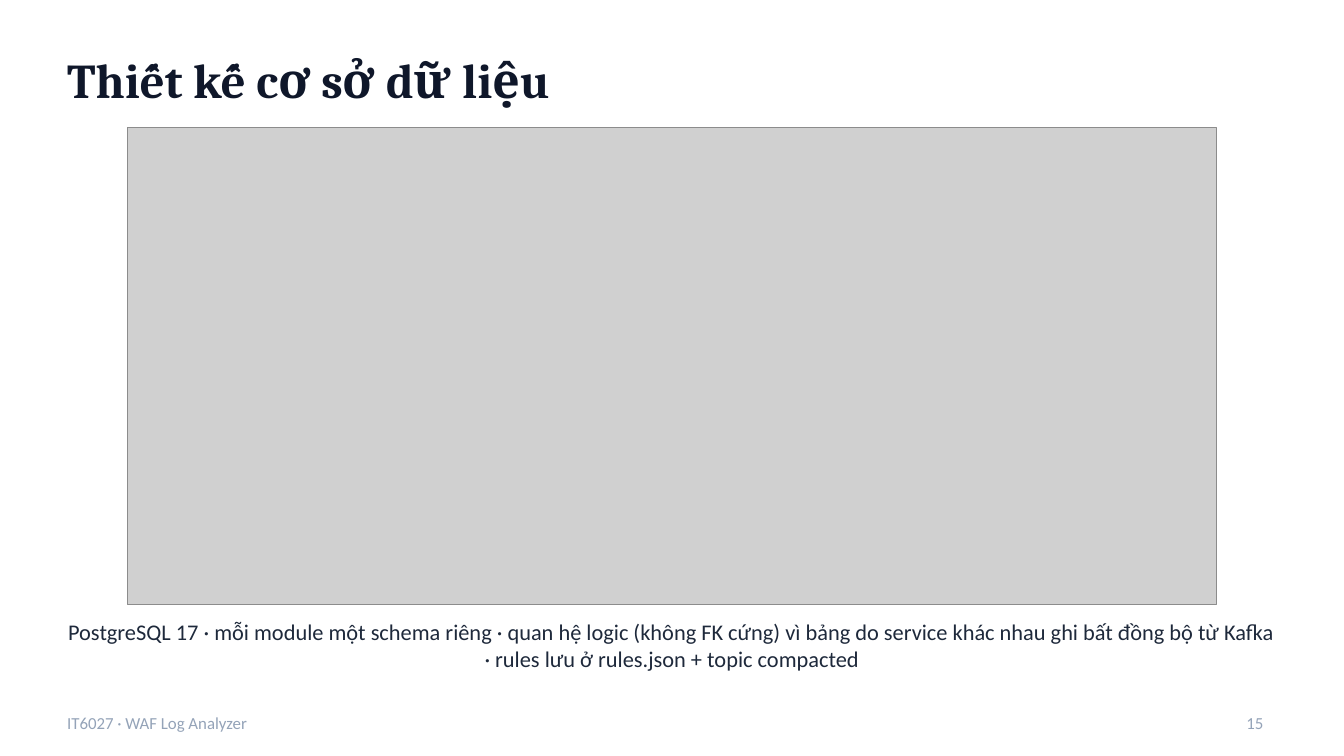
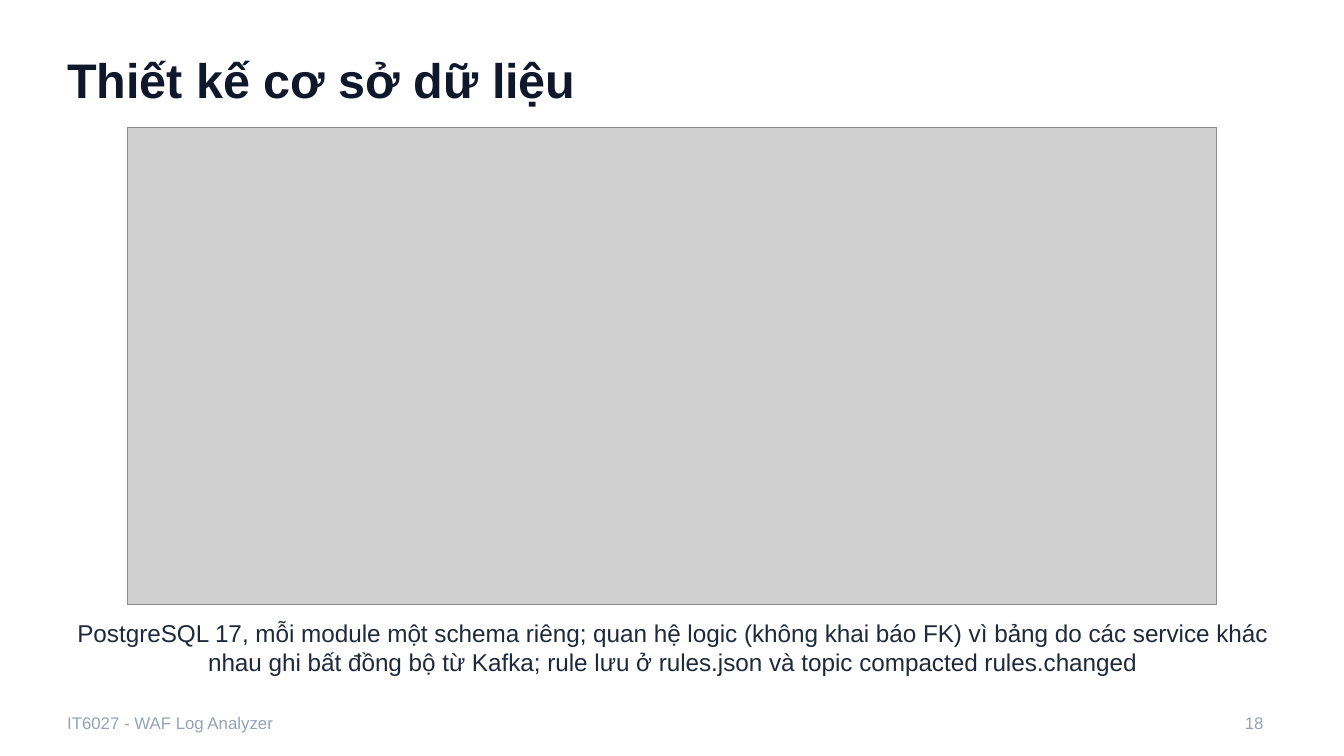
Before and after one commit to tranbadat/IT6027, a slide deck: slide 18 of docs/report/Slide_WAF_Log_Analyzer.pptx (slide 15 before the commit). Drawn at 1344x756 pixels with LibreOffice and Linux fonts; fonts in the diff are those of the drawing; grey boxes stand for pictures. Boxes give left, top, right and bottom in pixels: in the first picture for what was removed or moved away, otherwise in the second. Text is boxed around its words. In the diff, an @@ line names an element or a change of style, - is before the commit and + after.

```diff
--- a/docs/report/Slide_WAF_Log_Analyzer.pptx
+++ b/docs/report/Slide_WAF_Log_Analyzer.pptx
@@ title "Thiết kế cơ sở dữ ..." at [67,60,576,107]: font Cambria to Arial @@
@@ text at [77,622,1267,676]: text changed; size 12 to 13 pt; font Calibri to Arial @@
-PostgreSQL 17 · mỗi module một schema riêng · quan hệ logic (không FK cứng) vì bảng do service khác nhau ghi bất đồng bộ từ Kafka · rules lưu ở rules.json + topic compacted
+PostgreSQL 17, mỗi module một schema riêng; quan hệ logic (không khai báo FK) vì bảng do các service khác nhau ghi bất đồng bộ từ Kafka; rule lưu ở rules.json và topic compacted rules.changed
@@ text at [67,717,272,733]: text changed; font Calibri to Arial @@
-IT6027 · WAF Log Analyzer
+IT6027 - WAF Log Analyzer
@@ page number at [1245,717,1264,729]: text changed; font Calibri to Arial @@
-15
+18
```
Also in this commit, not shown: 20 other slides changed, 3 slides added, 4 other files.
